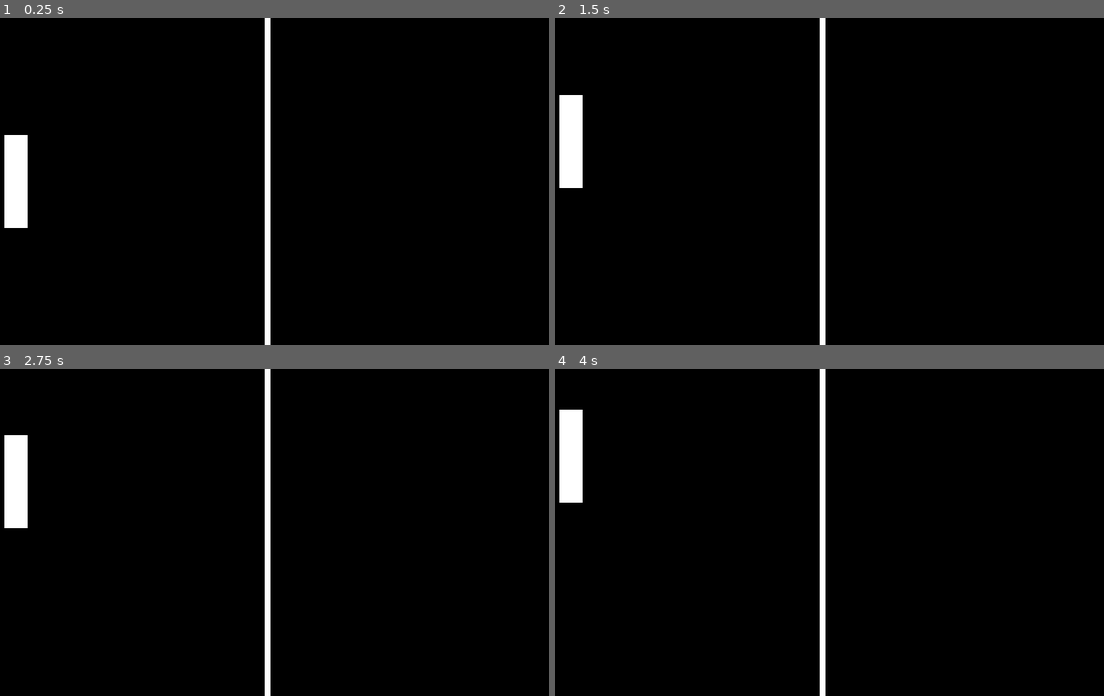
Above: before the commit, frames 1-4 (two rows, left to right).
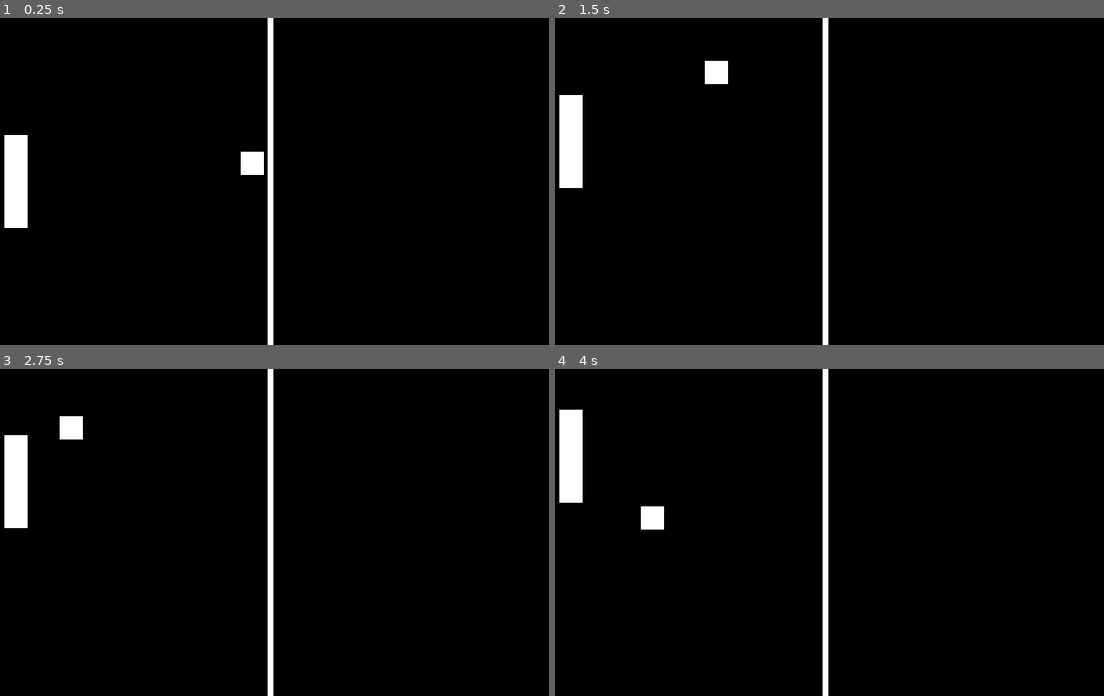
Above: after the commit, the same moments.

Repository: FrancoisNelles/ping_pong
Game: Godot game, scene res://src/scenes/level0.tscn
The game is run twice, just before and just after one commit, with the same random seed, the same clock (stepped at 60 frames per second) and the same inputs.
Inputs:
- Up to frame 1 (0.25 s): no input
- Up to frame 2 (1.5 s): hold Up (ui_up) 0.53-1.28 s; hold Down (ui_down) from 1.28 s (still down)
- Up to frame 3 (2.75 s): release Down (ui_down) at 2.03 s; hold Up (ui_up) from 2.03 s (still down)
- Up to frame 4 (4 s): release Up (ui_up) at 3.53 s; hold Down (ui_down) from 3.53 s (still down)

The runs differ from the first frame. In frame 1, 1.4% of the frame differs, in the area x 43-50%, y 0-100%; in frame 2, 1.4%; in frame 3, 1.4%; in frame 4, 1.4%.

Commit message:
Added a ball that bounces

Diff:
--- a/project.godot
+++ b/project.godot
@@ -18,6 +18,7 @@
 
 window/size/width=1600
 window/size/height=900
+window/stretch/aspect="expand"
 
 [physics]
 
--- /dev/null
+++ b/src/actors/ball.gd
@@ -0,0 +1,15 @@
+extends KinematicBody2D
+
+export (int) var speed = 200
+
+var velocity = Vector2(-speed, -speed)
+
+
+func _ready():
+	pass # Replace with function body.
+
+
+func _physics_process(delta):
+	var collision_info = move_and_collide(velocity * delta)
+	if collision_info:
+		velocity = velocity.bounce(collision_info.normal)
--- /dev/null
+++ b/src/actors/ball.tscn
@@ -0,0 +1,16 @@
+[gd_scene load_steps=4 format=2]
+
+[ext_resource path="res://assets/white_block.png" type="Texture" id=1]
+[ext_resource path="res://src/actors/ball.gd" type="Script" id=2]
+
+[sub_resource type="RectangleShape2D" id=1]
+extents = Vector2( 32, 32 )
+
+[node name="ball" type="KinematicBody2D"]
+script = ExtResource( 2 )
+
+[node name="Sprite" type="Sprite" parent="."]
+texture = ExtResource( 1 )
+
+[node name="CollisionShape2D" type="CollisionShape2D" parent="."]
+shape = SubResource( 1 )
--- /dev/null
+++ b/src/objects/Walls.tscn
@@ -0,0 +1,15 @@
+[gd_scene load_steps=3 format=2]
+
+[ext_resource path="res://assets/white_block.png" type="Texture" id=1]
+
+[sub_resource type="RectangleShape2D" id=1]
+extents = Vector2( 800, 32 )
+
+[node name="Walls" type="StaticBody2D"]
+
+[node name="Sprite" type="Sprite" parent="."]
+scale = Vector2( 25, 1 )
+texture = ExtResource( 1 )
+
+[node name="CollisionShape2D" type="CollisionShape2D" parent="."]
+shape = SubResource( 1 )
--- a/src/objects/background.tscn
+++ b/src/objects/background0.tscn
@@ -3,7 +3,7 @@
 [ext_resource path="res://assets/black_block.png" type="Texture" id=1]
 [ext_resource path="res://assets/white_block.png" type="Texture" id=2]
 
-[node name="background" type="Node2D"]
+[node name="background0" type="Node2D"]
 
 [node name="Background" type="TextureRect" parent="."]
 margin_right = 64.0
@@ -15,8 +15,8 @@
 }
 
 [node name="Middle Line" type="TextureRect" parent="."]
-margin_left = 784.0
-margin_right = 848.0
+margin_left = 792.0
+margin_right = 856.0
 margin_bottom = 64.0
 rect_scale = Vector2( 0.25, 14.063 )
 texture = ExtResource( 2 )
--- a/src/scenes/level0.tscn
+++ b/src/scenes/level0.tscn
@@ -1,11 +1,22 @@
-[gd_scene load_steps=3 format=2]
+[gd_scene load_steps=5 format=2]
 
 [ext_resource path="res://src/actors/Player.tscn" type="PackedScene" id=1]
-[ext_resource path="res://src/objects/background.tscn" type="PackedScene" id=2]
+[ext_resource path="res://src/objects/background0.tscn" type="PackedScene" id=2]
+[ext_resource path="res://src/objects/Walls.tscn" type="PackedScene" id=3]
+[ext_resource path="res://src/actors/ball.tscn" type="PackedScene" id=4]
 
 [node name="level0" type="Node2D"]
 
-[node name="background" parent="." instance=ExtResource( 2 )]
+[node name="background0" parent="." instance=ExtResource( 2 )]
 
 [node name="Player" parent="." instance=ExtResource( 1 )]
 position = Vector2( 100, 450 )
+
+[node name="Walls" parent="." instance=ExtResource( 3 )]
+position = Vector2( 800, -32 )
+
+[node name="Walls2" parent="." instance=ExtResource( 3 )]
+position = Vector2( 800, 932 )
+
+[node name="ball" parent="." instance=ExtResource( 4 )]
+position = Vector2( 800, 450 )
